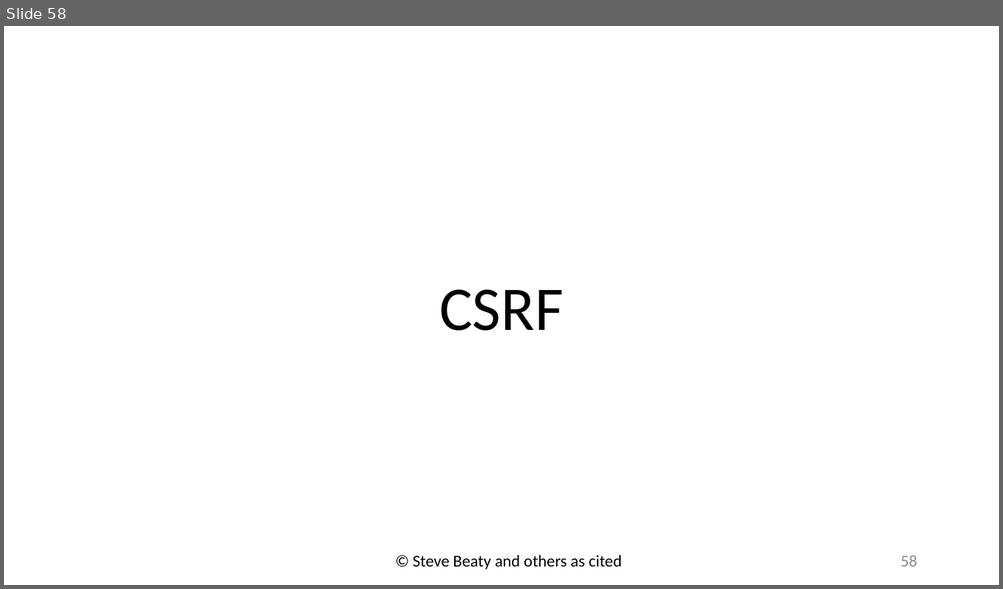
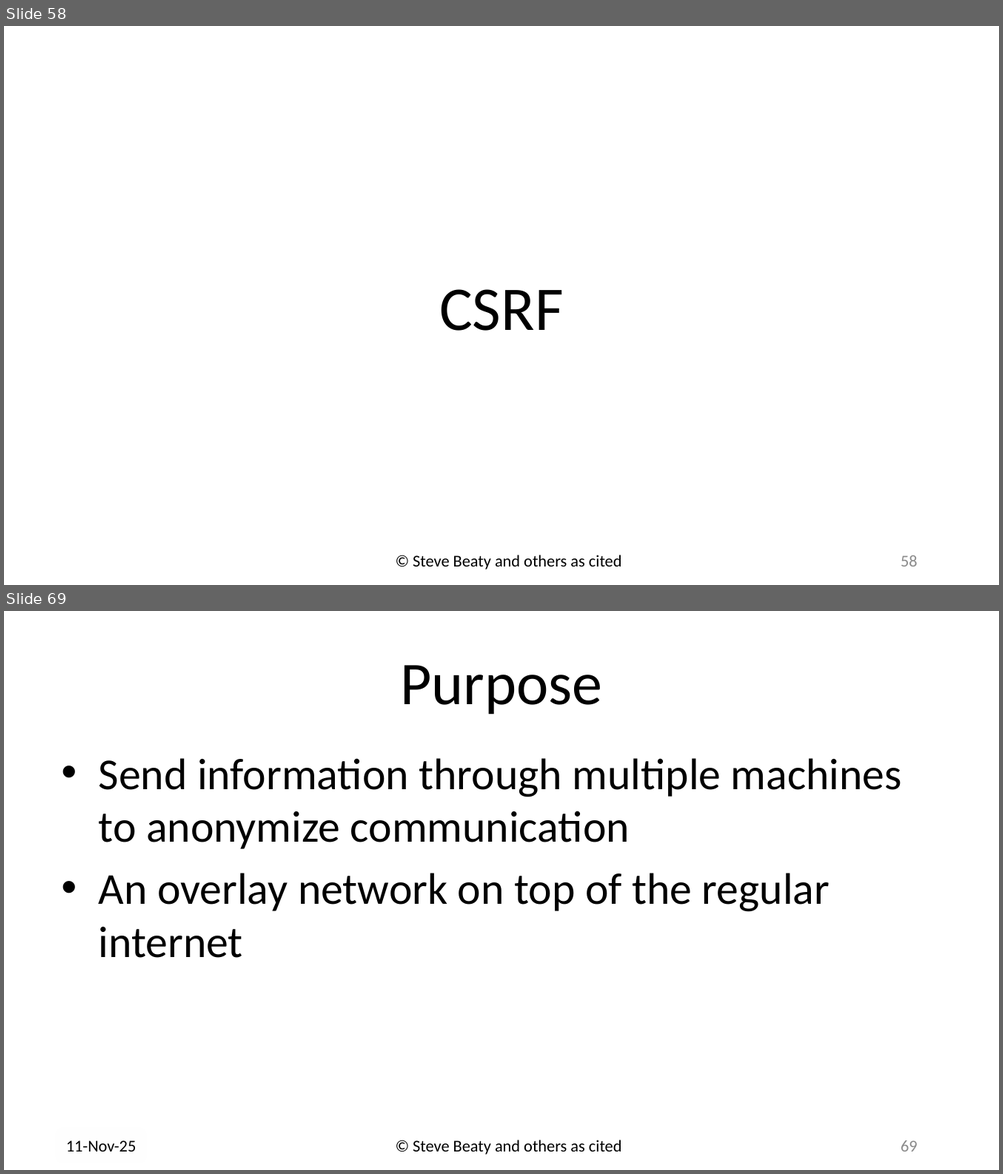
Before and after one commit to drb80/WebAppDev, a slide deck: Slides/Chapter06.pptx. Shown one above the other, each under a label of ours: slide 58 before the commit, slides 58 and 69 after it; the slides between them are not shown. The pictures are 1003x589 and 1003x1174 pixels, drawn with LibreOffice and Linux fonts; fonts in the diff are those of the drawing; background and template pictures are left out. Boxes give left, top, right and bottom in pixels: in the first picture for what was removed or moved away, otherwise in the second. Text is boxed around its words. In the diff, an @@ line names an element or a change of style, - is before the commit and + after.

```diff
--- a/Slides/Chapter06.pptx
+++ b/Slides/Chapter06.pptx
@@ slide 69 added at box(4, 611, 999, 1170), background picture (left out) @@
@@ title added at box(400, 665, 602, 715), 58.7 pt, text #000000 @@
+Purpose
@@ text added at box(99, 758, 902, 958), 42.7 pt, text #000000 @@
+• Send information through multiple machines to anonymize communication
+• An overlay network on top of the regular internet
@@ text added at box(66, 1141, 136, 1152), 16 pt, text #000000 @@
+11-Nov-25
@@ text added at box(412, 1140, 622, 1155), 16 pt, text #000000 @@
+© Steve Beaty and others as cited
@@ page number added at box(900, 1141, 917, 1152), 16 pt, text #8C8C8C @@
+69
```
Also in this commit, not shown: 51 slides changed, 40 other slides added.
